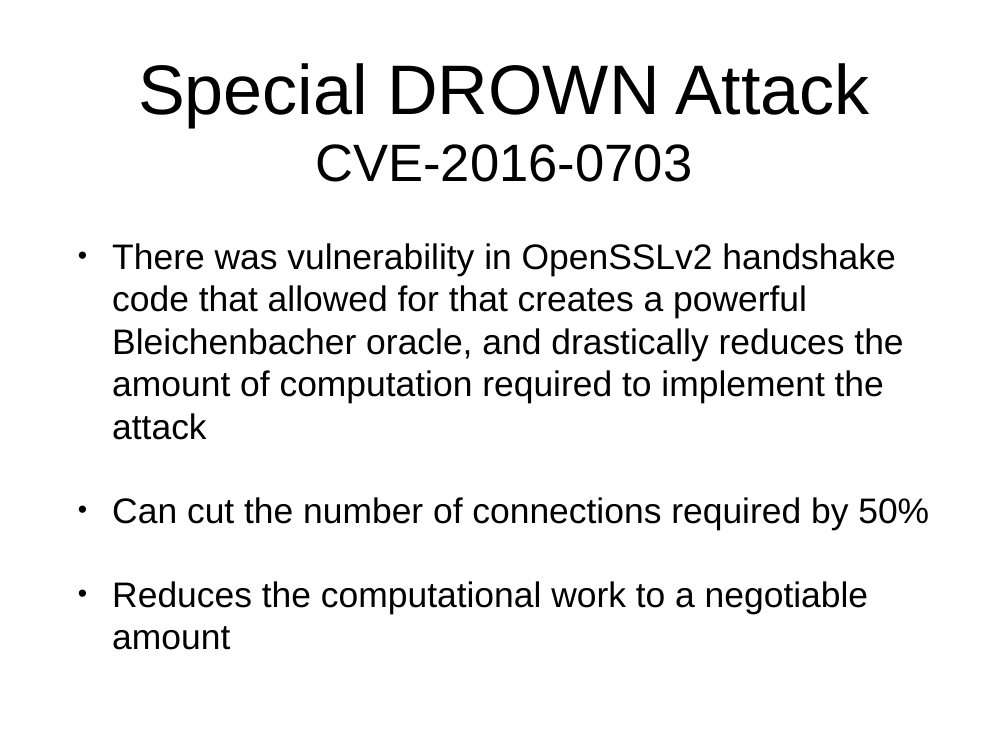
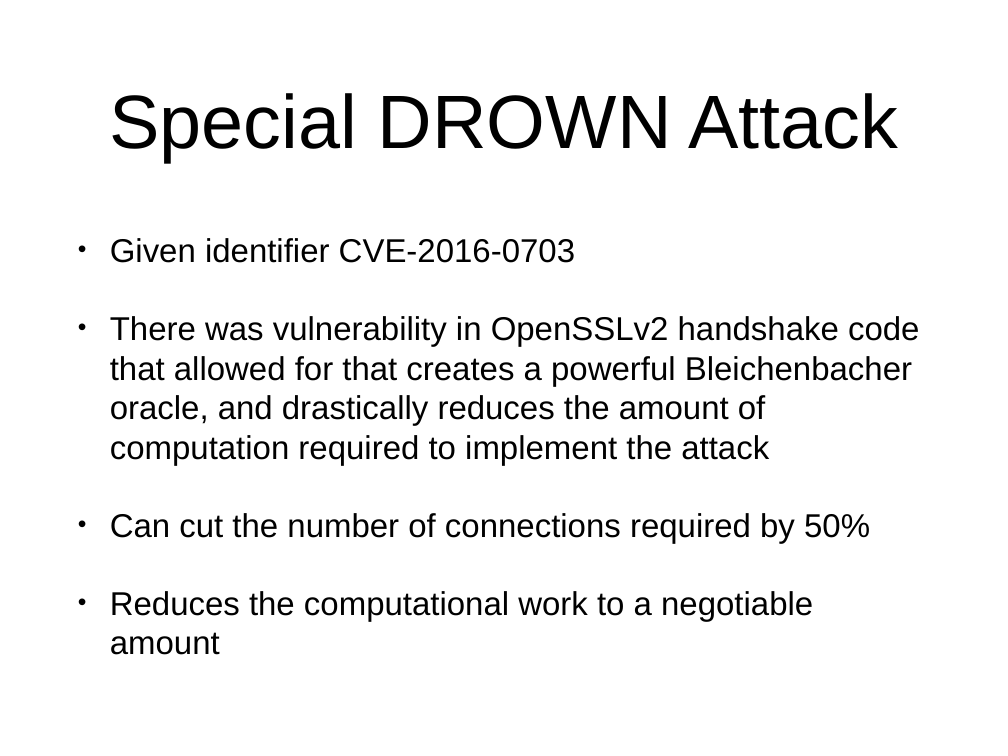
Before and after one commit to sftcd/cs7053, a slide deck: slide 18 of materials/Drown_Attack.pptx. Drawn at 1008x756 pixels with LibreOffice and Linux fonts; fonts in the diff are those of the drawing. Boxes give left, top, right and bottom in pixels: in the first picture for what was removed or moved away, otherwise in the second. Text is boxed around its words. In the diff, an @@ line names an element or a change of style, - is before the commit and + after.

Commit message:
Added a PDF version of the slides
Fixed formatting issues on the slides

```diff
--- a/materials/Drown_Attack.pptx
+++ b/materials/Drown_Attack.pptx
@@ title "Special DROWN Attack" at (109,93,898,162): size 71.2 to 76.8 pt @@
@@ title at (316,144,693,182): paragraph removed @@
-CVE-2016-0703
@@ text at (110,238,575,263): paragraph added @@
+• Given identifier CVE-2016-0703
@@ text at (110,316,920,655): size 36 to 33.5 pt; indent changed; less space between paragraphs @@
```
Also in this commit, not shown: 14 other slides changed, 1 other file.
